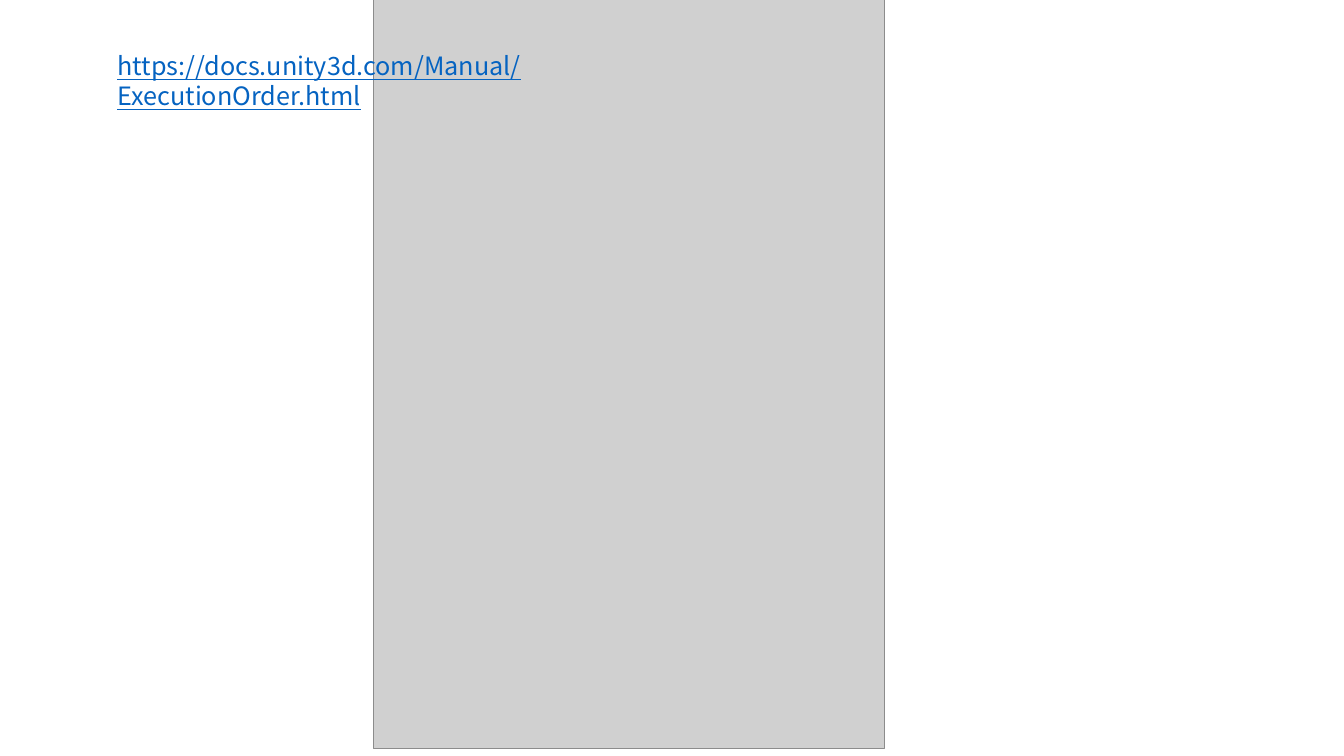
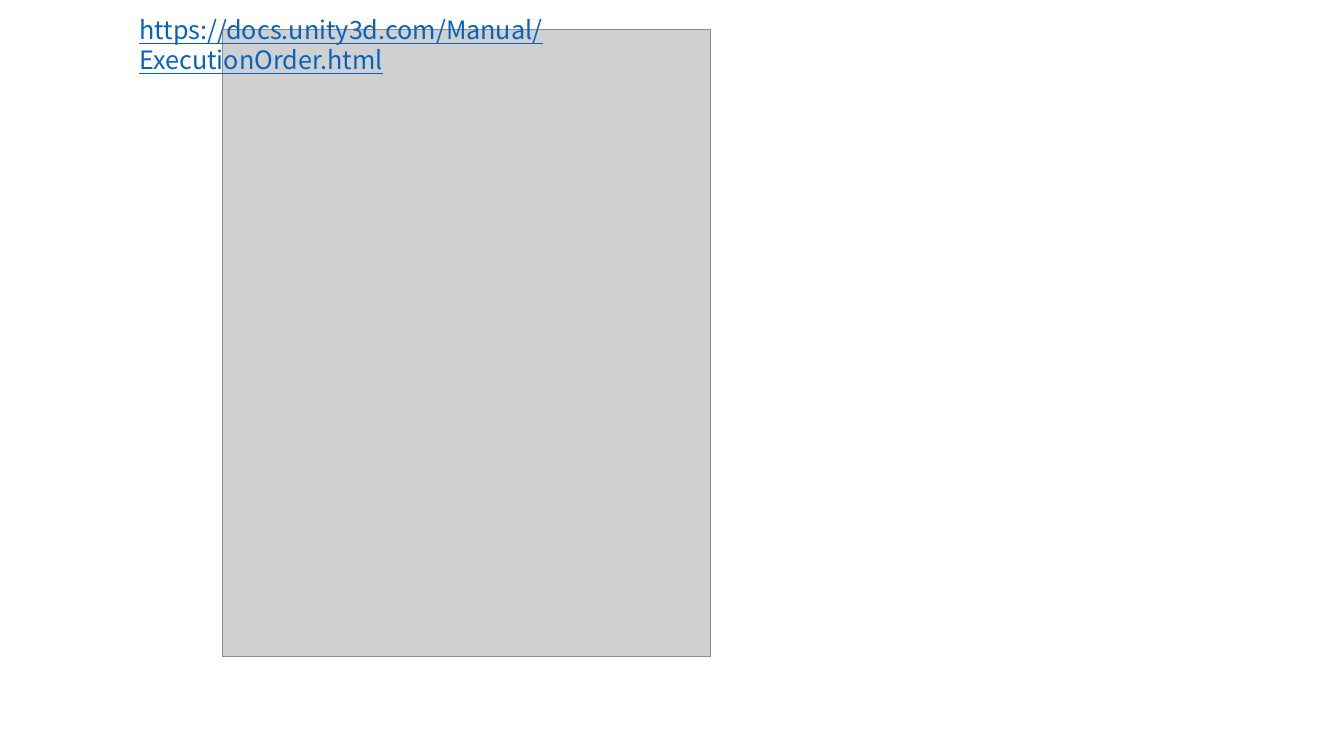
Before and after one commit to mshandle/GStar, a slide deck: slide 9 of Document/les1/les1PPT.pptx (slide 13 before the commit). Drawn at 1344x756 pixels with LibreOffice and Linux fonts; fonts in the diff are those of the drawing; grey boxes stand for pictures. Boxes give left, top, right and bottom in pixels: in the first picture for what was removed or moved away, otherwise in the second. Text is boxed around its words. In the diff, an @@ line names an element or a change of style, - is before the commit and + after.

```diff
--- a/Document/les1/les1PPT.pptx
+++ b/Document/les1/les1PPT.pptx
@@ text "https://docs.unity3d.com/Manual/ExecutionOrder.html": place and size @@
-text "https://docs.unity3d.com/Manual/ExecutionOrder.html" at [117, 49, 520, 110]
+text "https://docs.unity3d.com/Manual/ExecutionOrder.html" at [139, 13, 542, 75]
@@ picture added at [223, 29, 711, 656] @@
@@ picture removed at [374, 0, 885, 749] @@
```
Also in this commit, not shown: 2 slides added, 5 slides removed, 5 other files.
